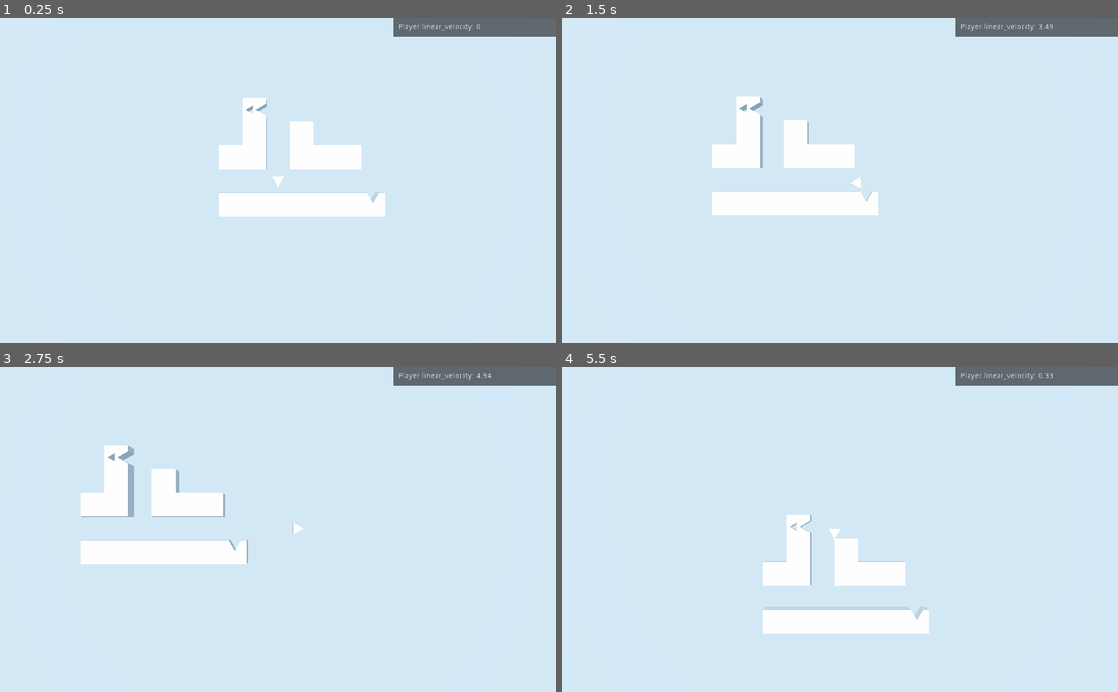
Above: before the commit, frames 1-4 (two rows, left to right).
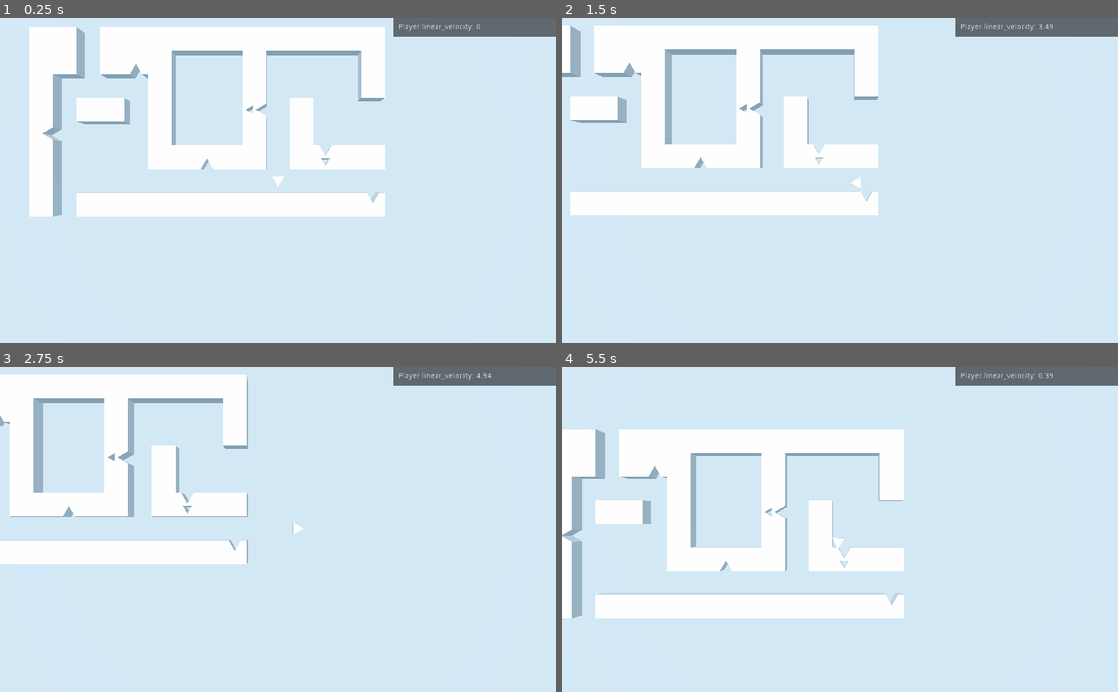
Above: after the commit, the same moments.

Repository: winston-yallow/primitives
Game: Godot game, scene res://levels/00_Test.tscn
The game is run twice, just before and just after one commit, with the same random seed, the same clock (stepped at 60 frames per second) and the same inputs.
Inputs:
- Up to frame 1 (0.25 s): no input
- Up to frame 2 (1.5 s): tap Enter at 0.5 s; hold D (game_right) 0.53-1.28 s; hold Space (reappear) 0.53-1.28 s; hold S (game_backward) from 1.28 s (still down); tap Backspace at 1.35 s
- Up to frame 3 (2.75 s): release S (game_backward) at 2.03 s; hold D (game_right) from 2.03 s (still down); hold Space (reappear) from 2.03 s (still down)
- Up to frame 4 (5.5 s): release D (game_right) at 2.78 s; release Space (reappear) at 2.78 s; hold W (game_forward) 2.78-3.53 s; tap Backspace at 2.85, 4.35 s; hold Space (reappear) 3.53-4.28 s; hold A (game_left) 3.53-5.03 s; hold S (game_backward) from 5.03 s (still down); hold Space (reappear) from 5.03 s (still down)

The runs differ from the first frame. In frame 1, 16% of the frame differs, in the area x 5-70%, y 2-62%; in frame 2, 13%; in frame 3, 9.8%; in frame 4, 21%, in the area x 0-89%, y 1-83%.

Commit message:
Create bigger test level

Diff:
--- a/game/levels/00_Test.tscn
+++ b/game/levels/00_Test.tscn
@@ -23,9 +23,21 @@
 [node name="Hideout" parent="Obstructions" instance=ExtResource( 3 )]
 transform = Transform( 1, 0, 0, 0, 1, 0, 0, 0, 1, -4, 0, -1 )
 
+[node name="Hideout2" parent="Obstructions" instance=ExtResource( 3 )]
+transform = Transform( -1, 0, -8.74228e-08, 0, 1, 0, 8.74228e-08, 0, -1, 3, 0, 1 )
+
+[node name="Hideout3" parent="Obstructions" instance=ExtResource( 3 )]
+transform = Transform( -1, 0, -8.74228e-08, 0, 1, 0, 8.74228e-08, 0, -1, 6, 0, 5 )
+
+[node name="Hideout4" parent="Obstructions" instance=ExtResource( 3 )]
+transform = Transform( 1.31134e-07, 0, -1, 0, 1, 0, 1, 0, 1.31134e-07, 10, 0, 2 )
+
 [node name="Teleporter" parent="Obstructions" instance=ExtResource( 2 )]
 transform = Transform( -4.37114e-08, 0, -1, 0, 1, 0, 1, 0, -4.37114e-08, 1, 0, 3 )
 
+[node name="Teleporter2" parent="Obstructions" instance=ExtResource( 2 )]
+transform = Transform( 1, 0, -1.06581e-14, 0, 1, 0, 1.06581e-14, 0, 1, -2, 0, 1 )
+
 [node name="Wall" parent="Obstructions" instance=ExtResource( 1 )]
 transform = Transform( 1, 0, 0, 0, 1, 0, 0, 0, 1, -3, 0, -1 )
 
@@ -44,15 +56,63 @@
 [node name="Wall6" parent="Obstructions" instance=ExtResource( 1 )]
 transform = Transform( 1, 0, 0, 0, 1, 0, 0, 0, 1, 2, 0, -1 )
 
+[node name="Wall31" parent="Obstructions" instance=ExtResource( 1 )]
+transform = Transform( 1, 0, 0, 0, 1, 0, 0, 0, 1, 4, 0, -1 )
+
+[node name="Wall30" parent="Obstructions" instance=ExtResource( 1 )]
+transform = Transform( 1, 0, 0, 0, 1, 0, 0, 0, 1, 5, 0, -1 )
+
+[node name="Wall29" parent="Obstructions" instance=ExtResource( 1 )]
+transform = Transform( 1, 0, 0, 0, 1, 0, 0, 0, 1, 6, 0, -1 )
+
+[node name="Wall37" parent="Obstructions" instance=ExtResource( 1 )]
+transform = Transform( 1, 0, 0, 0, 1, 0, 0, 0, 1, 7, 0, -1 )
+
+[node name="Wall36" parent="Obstructions" instance=ExtResource( 1 )]
+transform = Transform( 1, 0, 0, 0, 1, 0, 0, 0, 1, 8, 0, -1 )
+
+[node name="Wall39" parent="Obstructions" instance=ExtResource( 1 )]
+transform = Transform( 1, 0, 0, 0, 1, 0, 0, 0, 1, 7, 0, 3 )
+
+[node name="Wall38" parent="Obstructions" instance=ExtResource( 1 )]
+transform = Transform( 1, 0, 0, 0, 1, 0, 0, 0, 1, 8, 0, 3 )
+
+[node name="Wall40" parent="Obstructions" instance=ExtResource( 1 )]
+transform = Transform( 1, 0, 0, 0, 1, 0, 0, 0, 1, 7, 0, 5 )
+
+[node name="Wall43" parent="Obstructions" instance=ExtResource( 1 )]
+transform = Transform( 1, 0, 0, 0, 1, 0, 0, 0, 1, 9, 0, 5 )
+
+[node name="Wall42" parent="Obstructions" instance=ExtResource( 1 )]
+transform = Transform( 1, 0, 0, 0, 1, 0, 0, 0, 1, 10, 0, 5 )
+
+[node name="Wall57" parent="Obstructions" instance=ExtResource( 1 )]
+transform = Transform( 1, 0, 0, 0, 1, 0, 0, 0, 1, 6, 0, 6 )
+
+[node name="Wall56" parent="Obstructions" instance=ExtResource( 1 )]
+transform = Transform( 1, 0, 0, 0, 1, 0, 0, 0, 1, 7, 0, 6 )
+
+[node name="Wall55" parent="Obstructions" instance=ExtResource( 1 )]
+transform = Transform( 1, 0, 0, 0, 1, 0, 0, 0, 1, 9, 0, 6 )
+
+[node name="Wall54" parent="Obstructions" instance=ExtResource( 1 )]
+transform = Transform( 1, 0, 0, 0, 1, 0, 0, 0, 1, 10, 0, 6 )
+
+[node name="Wall35" parent="Obstructions" instance=ExtResource( 1 )]
+transform = Transform( -4.37114e-08, 0, -1, 0, 1, 0, 1, 0, -4.37114e-08, 10, 0, -4.76837e-07 )
+
+[node name="Wall34" parent="Obstructions" instance=ExtResource( 1 )]
+transform = Transform( -4.37114e-08, 0, -1, 0, 1, 0, 1, 0, -4.37114e-08, 10, 0, 1 )
+
 [node name="Wall12" parent="Obstructions" instance=ExtResource( 1 )]
 transform = Transform( 1, 0, 0, 0, 1, 0, 0, 0, 1, -3, 0, 1 )
 
-[node name="Wall11" parent="Obstructions" instance=ExtResource( 1 )]
-transform = Transform( 1, 0, 0, 0, 1, 0, 0, 0, 1, -2, 0, 1 )
-
 [node name="Wall10" parent="Obstructions" instance=ExtResource( 1 )]
 transform = Transform( 1, 0, 0, 0, 1, 0, 0, 0, 1, -1, 0, 1 )
 
+[node name="Wall46" parent="Obstructions" instance=ExtResource( 1 )]
+transform = Transform( 1, 0, 0, 0, 1, 0, 0, 0, 1, -1, 0, 3 )
+
 [node name="Wall9" parent="Obstructions" instance=ExtResource( 1 )]
 transform = Transform( 1, 0, 0, 0, 1, 0, 0, 0, 1, 1, 0, 2 )
 
@@ -64,6 +124,81 @@
 
 [node name="Wall7" parent="Obstructions" instance=ExtResource( 1 )]
 transform = Transform( 1, 0, 0, 0, 1, 0, 0, 0, 1, 2, 0, 1 )
+
+[node name="Wall14" parent="Obstructions" instance=ExtResource( 1 )]
+transform = Transform( 1, 0, 0, 0, 1, 0, 0, 0, 1, 3, 0, -1 )
+
+[node name="Wall28" parent="Obstructions" instance=ExtResource( 1 )]
+transform = Transform( -4.37114e-08, 0, -1, 0, 1, 0, 1, 0, -4.37114e-08, 10, 0, -1 )
+
+[node name="Wall32" parent="Obstructions" instance=ExtResource( 1 )]
+transform = Transform( -4.37114e-08, 0, -1, 0, 1, 0, 1, 0, -4.37114e-08, 10, 0, 3 )
+
+[node name="Wall44" parent="Obstructions" instance=ExtResource( 1 )]
+transform = Transform( -4.37114e-08, 0, -1, 0, 1, 0, 1, 0, -4.37114e-08, 10, 0, 4 )
+
+[node name="Wall15" parent="Obstructions" instance=ExtResource( 1 )]
+transform = Transform( 1, 0, 0, 0, 1, 0, 0, 0, 1, 4, 0, 1 )
+
+[node name="Wall16" parent="Obstructions" instance=ExtResource( 1 )]
+transform = Transform( 1, 0, 0, 0, 1, 0, 0, 0, 1, 5, 0, 1 )
+
+[node name="Wall17" parent="Obstructions" instance=ExtResource( 1 )]
+transform = Transform( 1, 0, 0, 0, 1, 0, 0, 0, 1, 5, 0, 2 )
+
+[node name="Wall18" parent="Obstructions" instance=ExtResource( 1 )]
+transform = Transform( 1, 0, 0, 0, 1, 0, 0, 0, 1, 5, 0, 3 )
+
+[node name="Wall19" parent="Obstructions" instance=ExtResource( 1 )]
+transform = Transform( 1, 0, 0, 0, 1, 0, 0, 0, 1, 5, 0, 4 )
+
+[node name="Wall20" parent="Obstructions" instance=ExtResource( 1 )]
+transform = Transform( 1, 0, 0, 0, 1, 0, 0, 0, 1, 5, 0, 5 )
+
+[node name="Wall21" parent="Obstructions" instance=ExtResource( 1 )]
+transform = Transform( 1, 0, 0, 0, 1, 0, 0, 0, 1, 5, 0, 6 )
+
+[node name="Wall22" parent="Obstructions" instance=ExtResource( 1 )]
+transform = Transform( 1, 0, 0, 0, 1, 0, 0, 0, 1, 4, 0, 6 )
+
+[node name="Wall23" parent="Obstructions" instance=ExtResource( 1 )]
+transform = Transform( 1, 0, 0, 0, 1, 0, 0, 0, 1, 3, 0, 6 )
+
+[node name="Wall48" parent="Obstructions" instance=ExtResource( 1 )]
+transform = Transform( 1, 0, 0, 0, 1, 0, 0, 0, 1, 0, 0, 6 )
+
+[node name="Wall47" parent="Obstructions" instance=ExtResource( 1 )]
+transform = Transform( 1, 0, 0, 0, 1, 0, 0, 0, 1, -1, 0, 6 )
+
+[node name="Wall24" parent="Obstructions" instance=ExtResource( 1 )]
+transform = Transform( 1, 0, 0, 0, 1, 0, 0, 0, 1, 2, 0, 6 )
+
+[node name="Wall25" parent="Obstructions" instance=ExtResource( 1 )]
+transform = Transform( 1, 0, 0, 0, 1, 0, 0, 0, 1, 1, 0, 6 )
+
+[node name="Wall45" parent="Obstructions" instance=ExtResource( 1 )]
+transform = Transform( 1, 0, 0, 0, 1, 0, 0, 0, 1, -3, 0, 6 )
+
+[node name="Wall50" parent="Obstructions" instance=ExtResource( 1 )]
+transform = Transform( 1, 0, 0, 0, 1, 0, 0, 0, 1, -4, 0, 4 )
+
+[node name="Wall51" parent="Obstructions" instance=ExtResource( 1 )]
+transform = Transform( 1, 0, 0, 0, 1, 0, 0, 0, 1, -4, 0, 5 )
+
+[node name="Wall52" parent="Obstructions" instance=ExtResource( 1 )]
+transform = Transform( 1, 0, 0, 0, 1, 0, 0, 0, 1, -4, 0, 6 )
+
+[node name="Wall53" parent="Obstructions" instance=ExtResource( 1 )]
+transform = Transform( 1, 0, 0, 0, 1, 0, 0, 0, 1, -4, 0, 1 )
+
+[node name="Wall49" parent="Obstructions" instance=ExtResource( 1 )]
+transform = Transform( 1, 0, 0, 0, 1, 0, 0, 0, 1, -2, 0, 6 )
+
+[node name="Wall26" parent="Obstructions" instance=ExtResource( 1 )]
+transform = Transform( 1, 0, 0, 0, 1, 0, 0, 0, 1, 1, 0, 5 )
+
+[node name="Wall27" parent="Obstructions" instance=ExtResource( 1 )]
+transform = Transform( 1, 0, 0, 0, 1, 0, 0, 0, 1, 1, 0, 4 )
 
 [node name="DirectionalLight" type="DirectionalLight" parent="."]
 transform = Transform( 0.866025, -0.433013, 0.25, 0, 0.5, 0.866025, -0.5, -0.75, 0.433013, 0, 10, 0 )
